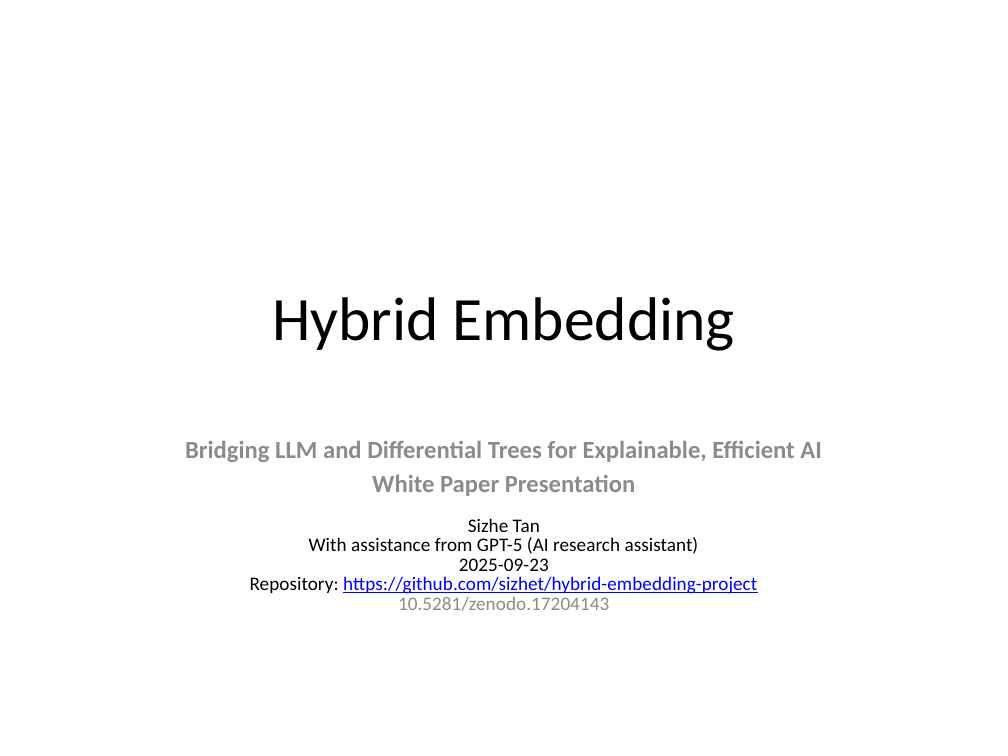
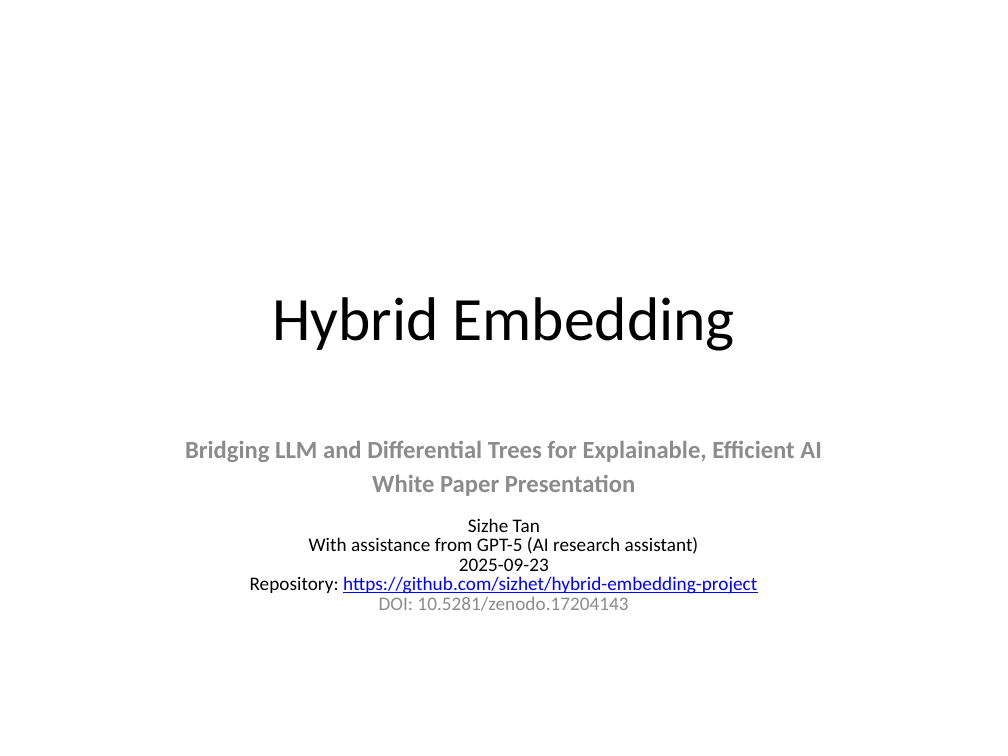
Before and after one commit to sizhet/hybrid-embedding-project, a slide deck: slide 1 of hybrid_embedding_presentation_with_diagrams.pptx. Drawn at 1008x756 pixels with LibreOffice and Linux fonts; fonts in the diff are those of the drawing. Boxes give left, top, right and bottom in pixels: in the first picture for what was removed or moved away, otherwise in the second. Text is boxed around its words. In the diff, an @@ line names an element or a change of style, - is before the commit and + after.

```diff
--- a/hybrid_embedding_presentation_with_diagrams.pptx
+++ b/hybrid_embedding_presentation_with_diagrams.pptx
@@ subtitle at bbox=[379, 597, 628, 611]: text changed @@
-10.5281/zenodo.17204143
+DOI: 10.5281/zenodo.17204143
```
Also in this commit, not shown: 1 other file.
